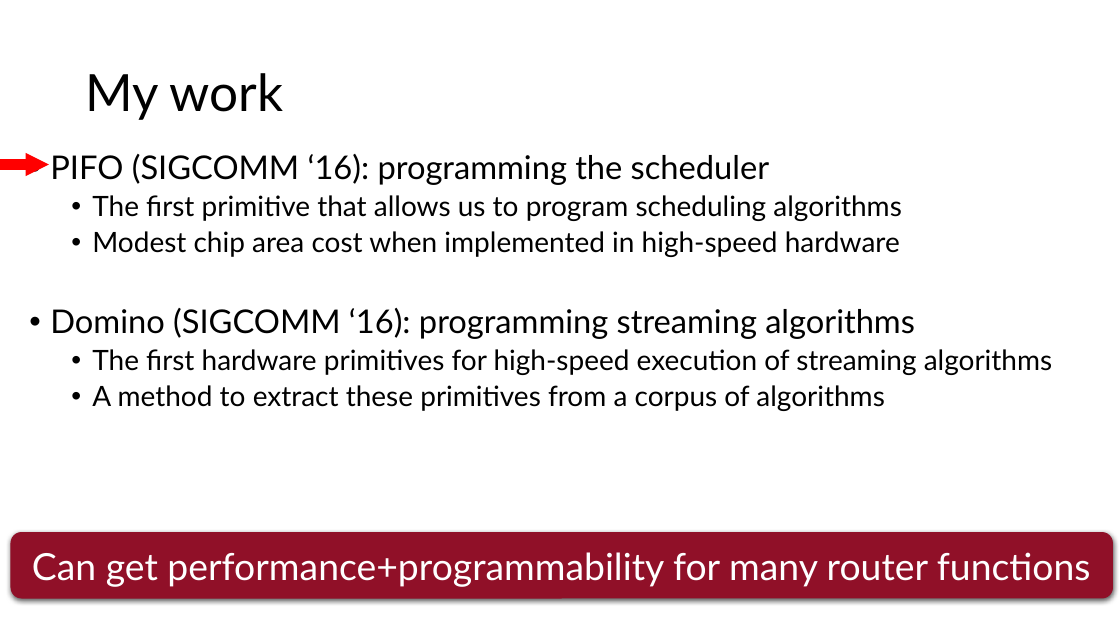
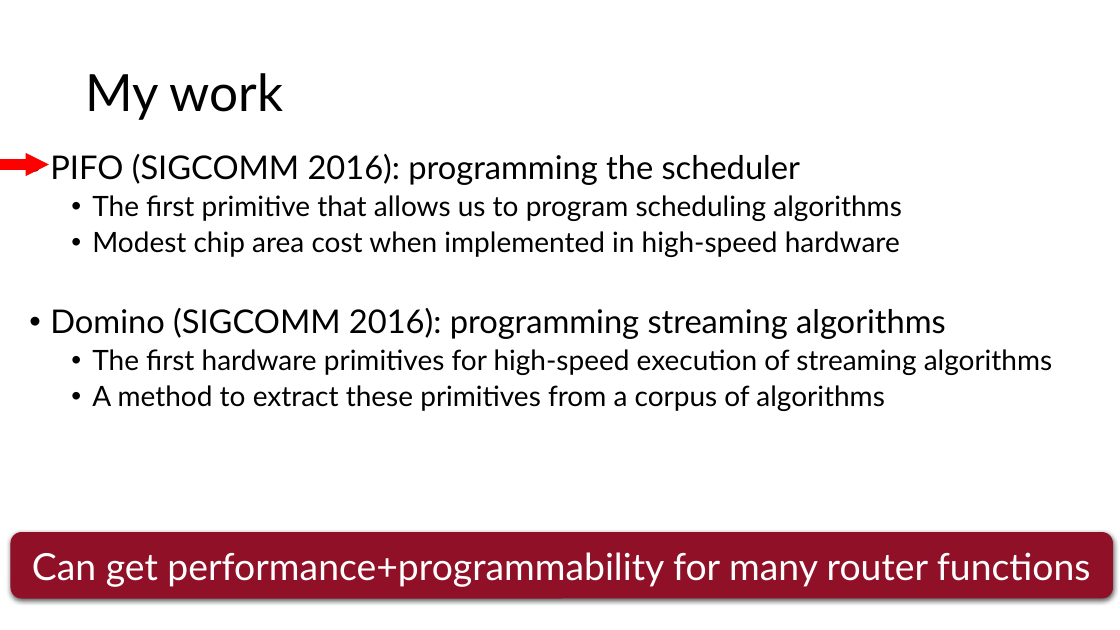
Before and after one commit to anirudhSK/pifo-domino-marple-ppts, a slide deck: slide 8 of combined_domino_pifo.pptx (slide 9 before the commit). Drawn at 1120x630 pixels with LibreOffice and Linux fonts; fonts in the diff are those of the drawing. Boxes give left, top, right and bottom in pixels: in the first picture for what was removed or moved away, otherwise in the second. Text is boxed around its words. In the diff, an @@ line names an element or a change of style, - is before the commit and + after.

```diff
--- a/combined_domino_pifo.pptx
+++ b/combined_domino_pifo.pptx
@@ text at [50,154,800,185]: text changed @@
-  • PIFO (SIGCOMM ‘16): programming the scheduler
+  • PIFO (SIGCOMM 2016): programming the scheduler
@@ text at [50,308,946,339]: text changed @@
-  • Domino (SIGCOMM ‘16): programming streaming algorithms
+  • Domino (SIGCOMM 2016): programming streaming algorithms
```
Also in this commit, not shown: 4 other slides changed, 1 slide removed.
